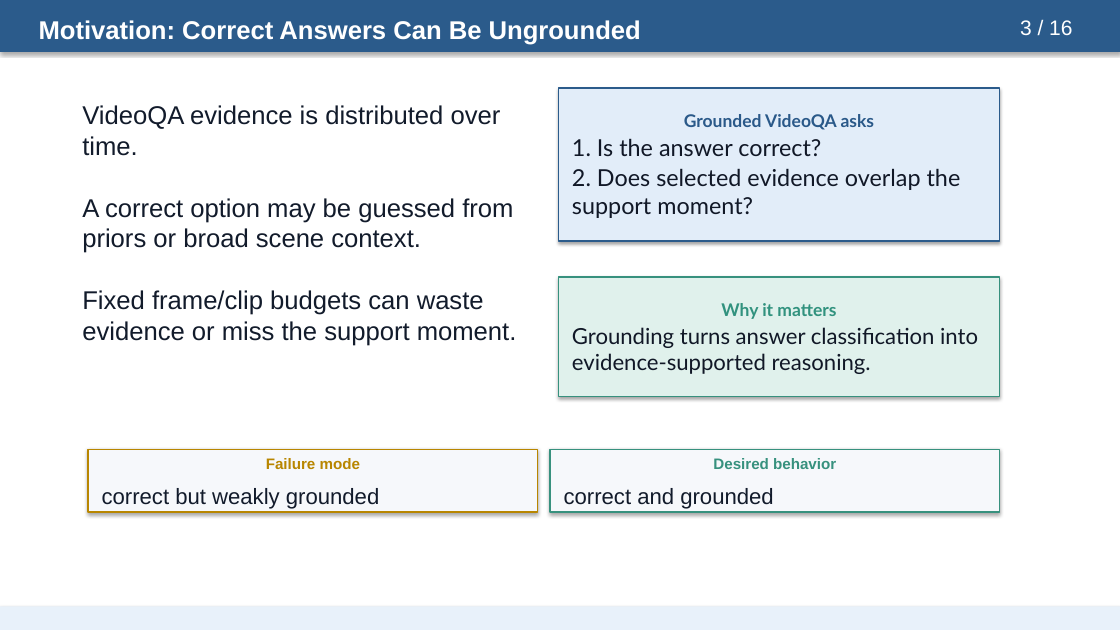
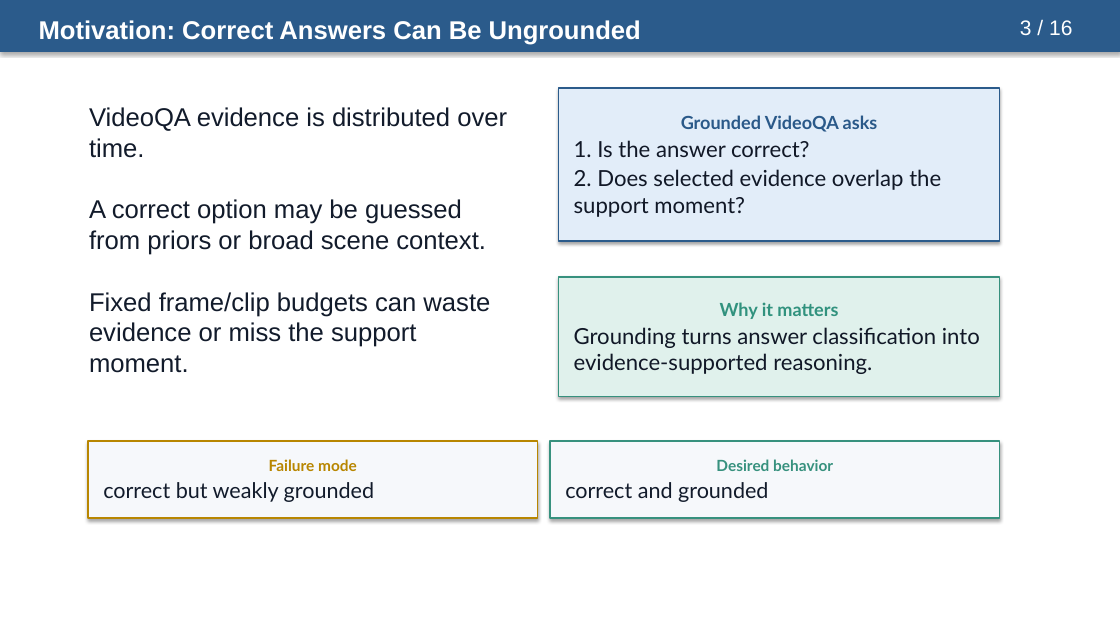
Before and after one commit to riteshthawkar/adaptive-evidence-grounded-videoqa, a slide deck: slide 3 of docs/presentation/adaptive_evidence_acquisition_grounded_videoqa_presentation.pptx. Drawn at 1120x630 pixels with LibreOffice and Linux fonts; fonts in the diff are those of the drawing. Boxes give left, top, right and bottom in pixels: in the first picture for what was removed or moved away, otherwise in the second. Text is boxed around its words. In the diff, an @@ line names an element or a change of style, - is before the commit and + after.

Commit message:
Polish presentation layout and closing slide

```diff
--- a/docs/presentation/adaptive_evidence_acquisition_grounded_videoqa_presentation.pptx
+++ b/docs/presentation/adaptive_evidence_acquisition_grounded_videoqa_presentation.pptx
@@ rectangle "Grounded VideoQA asks" at bbox=[559, 88, 1000, 241]: size 15 to 15.5 pt in "Grounded VideoQA asks"; size 20 to 19 pt in "1. Is the answer correct?", "2. Does selected evidence overlap the support ..." @@
@@ text "VideoQA evidence is distributed over ..." rewrapped from bbox=[82, 105, 517, 346] to bbox=[89, 107, 507, 373] @@
@@ text in rectangle at bbox=[720, 302, 838, 319]: size 15 to 15.5 pt in "Why it matters" @@
@@ rectangle "Failure mode": place and size @@
-rectangle "Failure mode" at bbox=[88, 450, 538, 513]
+rectangle "Failure mode" at bbox=[88, 441, 538, 518]
@@ rectangle "Failure mode" at bbox=[88, 441, 538, 518]: size 13 to 13.2 pt in "Failure mode"; font Arial to Lato; size 19 to 18.5 pt in "correct but weakly grounded"; more space between paragraphs; less space between paragraphs @@
@@ rectangle "Desired behavior": place and size @@
-rectangle "Desired behavior" at bbox=[550, 450, 1000, 513]
+rectangle "Desired behavior" at bbox=[550, 441, 1000, 518]
@@ rectangle "Desired behavior" at bbox=[550, 441, 1000, 518]: size 13 to 13.2 pt in "Desired behavior"; font Arial to Lato; size 19 to 18.5 pt in "correct and grounded"; more space between paragraphs; less space between paragraphs @@
@@ rectangle removed at bbox=[0, 607, 1120, 630] @@
```
Also in this commit, not shown: 15 other slides changed.
